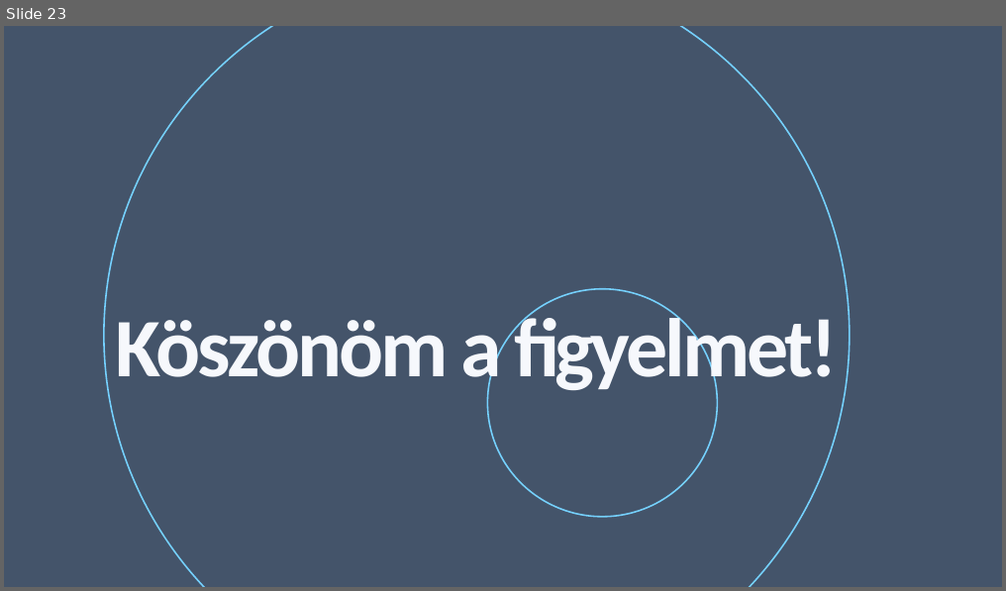
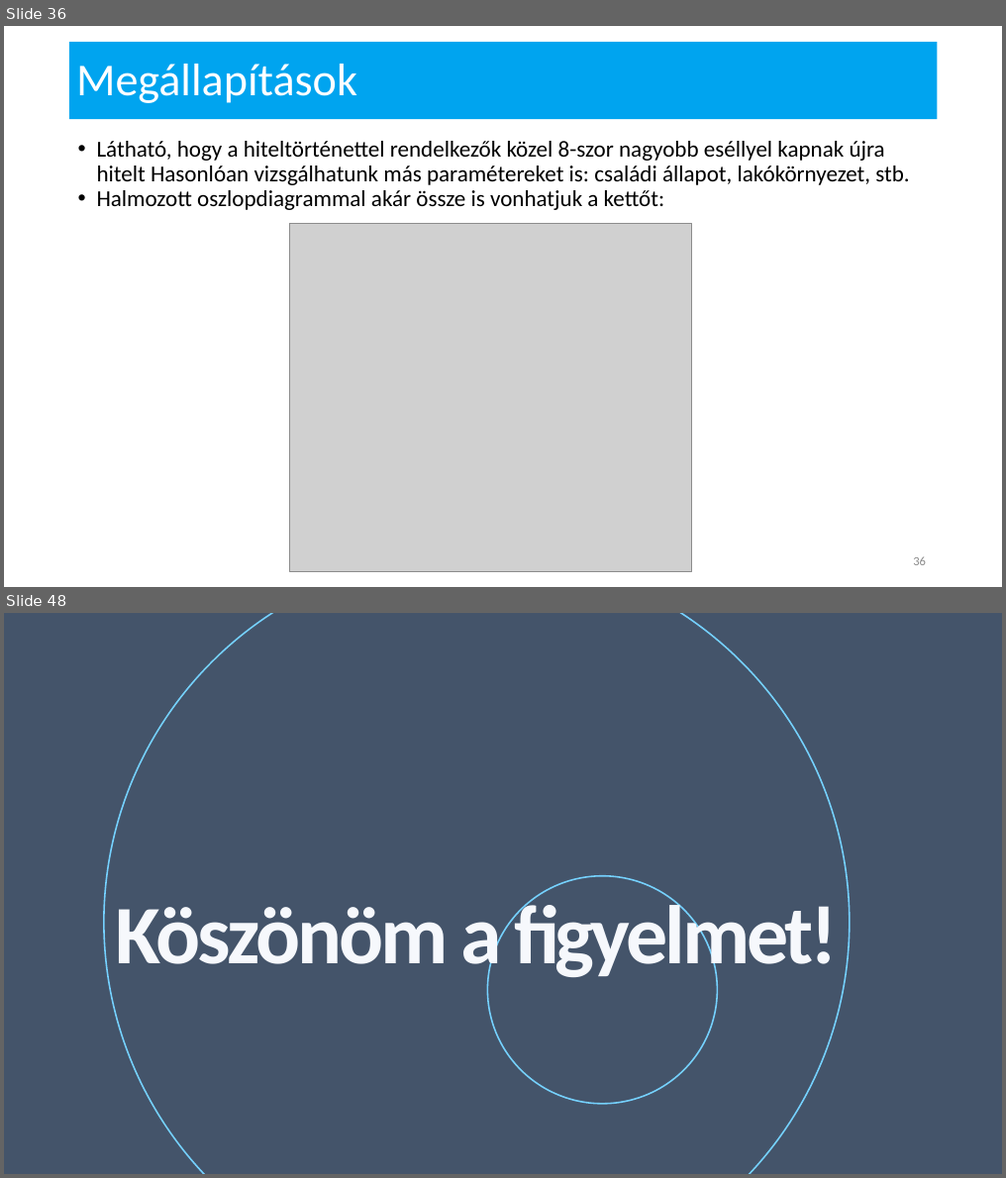
Before and after one commit to mshuedu/microsoft-ai-curriculum, a slide deck: 06-Azure Notebooks alapok/MI-6 - Azure Notebooks.pptx. Shown one above the other, each under a label of ours: slide 23 before the commit, slides 36 and 48 after it; the slides between them are not shown. The pictures are 1006x591 and 1006x1178 pixels, drawn with LibreOffice and Linux fonts; fonts in the diff are those of the drawing; grey boxes stand for pictures; background and template pictures are left out. Boxes give left, top, right and bottom in pixels: in the first picture for what was removed or moved away, otherwise in the second. Text is boxed around its words. In the diff, an @@ line names an element or a change of style, - is before the commit and + after.

```diff
--- a/06-Azure Notebooks alapok/MI-6 - Azure Notebooks.pptx
+++ b/06-Azure Notebooks alapok/MI-6 - Azure Notebooks.pptx
@@ slide 36 added at bbox=[4, 26, 1002, 587], background #FFFFFF @@
@@ rectangle added at bbox=[69, 42, 938, 120], fill #00A4EF @@
@@ title added at bbox=[76, 64, 357, 103], 44 pt, text #FFFEFF @@
+Megállapítások
@@ text added at bbox=[97, 141, 909, 210], 22 pt, text #000000 @@
+• Látható, hogy a hiteltörténettel rendelkezők közel 8-szor nagyobb eséllyel kapnak újra hitelt Hasonlóan vizsgálhatunk más paramétereket is: családi állapot, lakókörnyezet, stb.
+• Halmozott oszlopdiagrammal akár össze is vonhatjuk a kettőt:
@@ picture added at bbox=[289, 224, 692, 571] @@
@@ page number added at bbox=[913, 557, 926, 566], 12 pt, text #8C8C8C @@
+36
@@ what was slide 23 is now slide 48 @@
```
Also in this commit, not shown: 1 slide changed, 24 other slides added, 27 other files.
